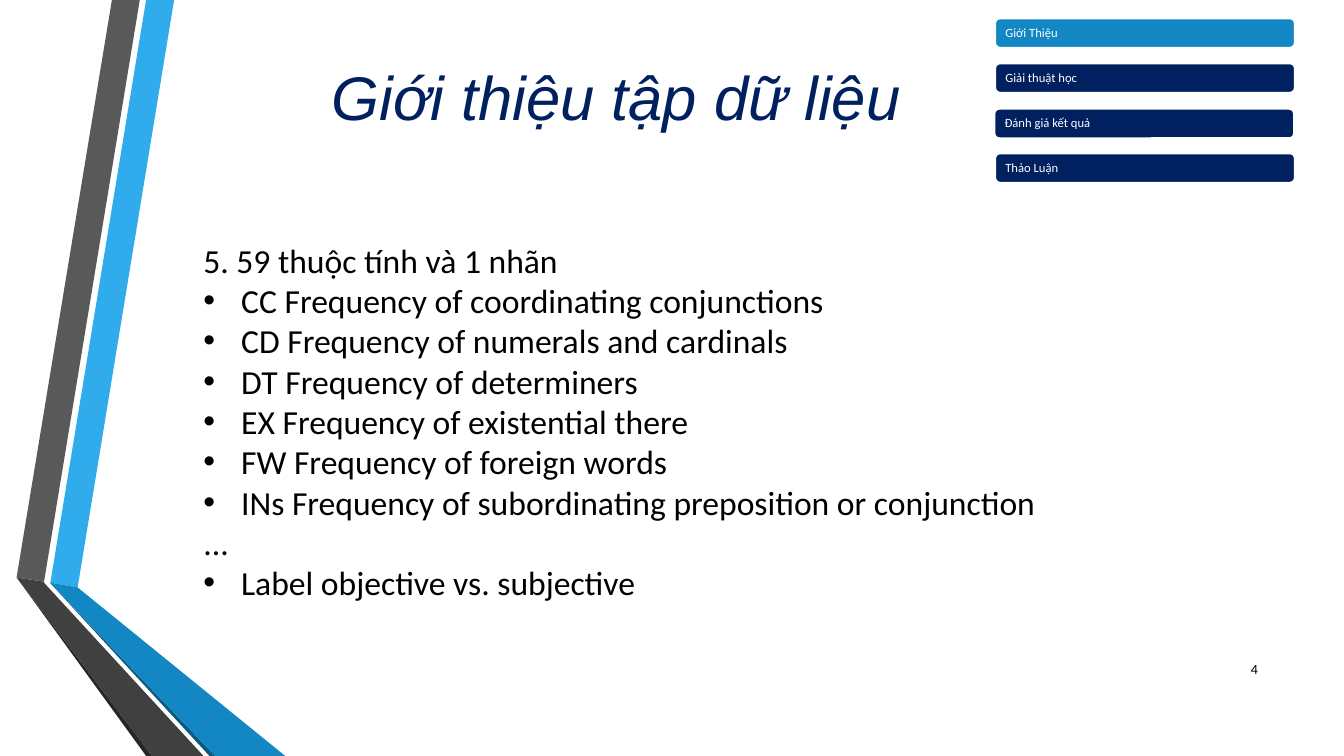
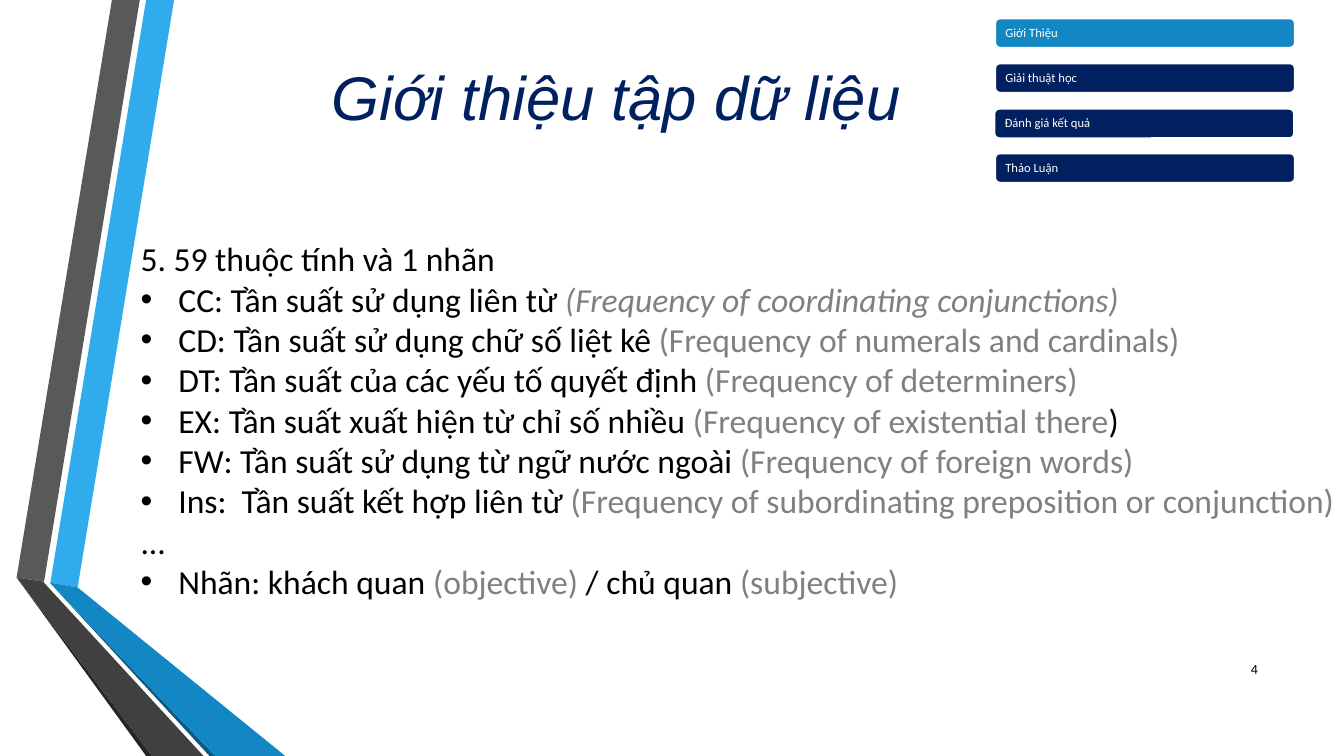
Before and after one commit to sangqle/Study, a slide deck: slide 4 of Nhom7_STTBaoCao5.pptx. Drawn at 1344x756 pixels with LibreOffice and Linux fonts; fonts in the diff are those of the drawing; background and template pictures are left out. Boxes give left, top, right and bottom in pixels: in the first picture for what was removed or moved away, otherwise in the second. Text is boxed around its words. In the diff, an @@ line names an element or a change of style, - is before the commit and + after.

```diff
--- a/Nhom7_STTBaoCao5.pptx
+++ b/Nhom7_STTBaoCao5.pptx
@@ text "5. 59 thuộc tính và ...": place and size @@
-text "5. 59 thuộc tính và ..." at (203,249,1035,601)
+text "5. 59 thuộc tính và ..." at (141,247,1334,600)
@@ text at (178,286,1334,519): text changed; text colour #000000 to #808080 @@
-• CC Frequency of coordinating conjunctions
-• CD Frequency of numerals and cardinals
-• DT Frequency of determiners
-• EX Frequency of existential there
-• FW Frequency of foreign words
-• INs Frequency of subordinating preposition or conjunction
+• CC: Tần suất sử dụng liên từ (Frequency of coordinating conjunctions)
+• CD: Tần suất sử dụng chữ số liệt kê (Frequency of numerals and cardinals)
+• DT: Tần suất của các yếu tố quyết định (Frequency of determiners)
+• EX: Tần suất xuất hiện từ chỉ số nhiều (Frequency of existential there)
+• FW: Tần suất sử dụng từ ngữ nước ngoài (Frequency of foreign words)
+• Ins: Tần suất kết hợp liên từ (Frequency of subordinating preposition or conjunction)
@@ text at (178,570,898,600): text changed; text colour #000000 to #808080 @@
-• Label objective vs. subjective
+• Nhãn: khách quan (objective) / chủ quan (subjective)
```
Also in this commit, not shown: 6 other slides changed, 2 slides added.
